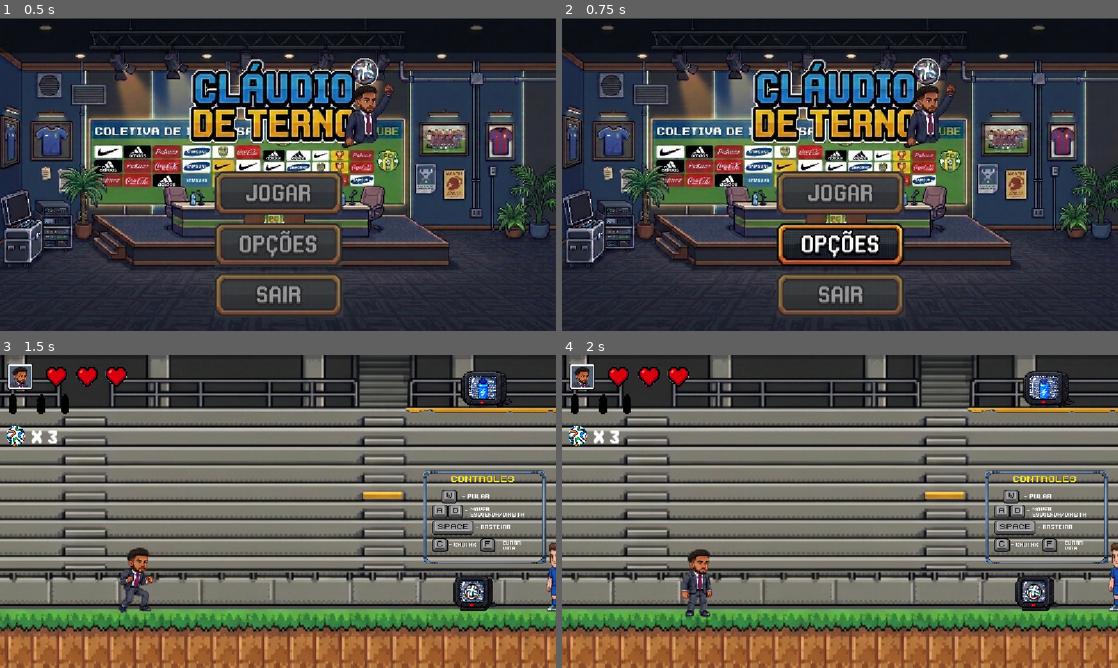
Above: before the commit, frames 1-4 (two rows, left to right).
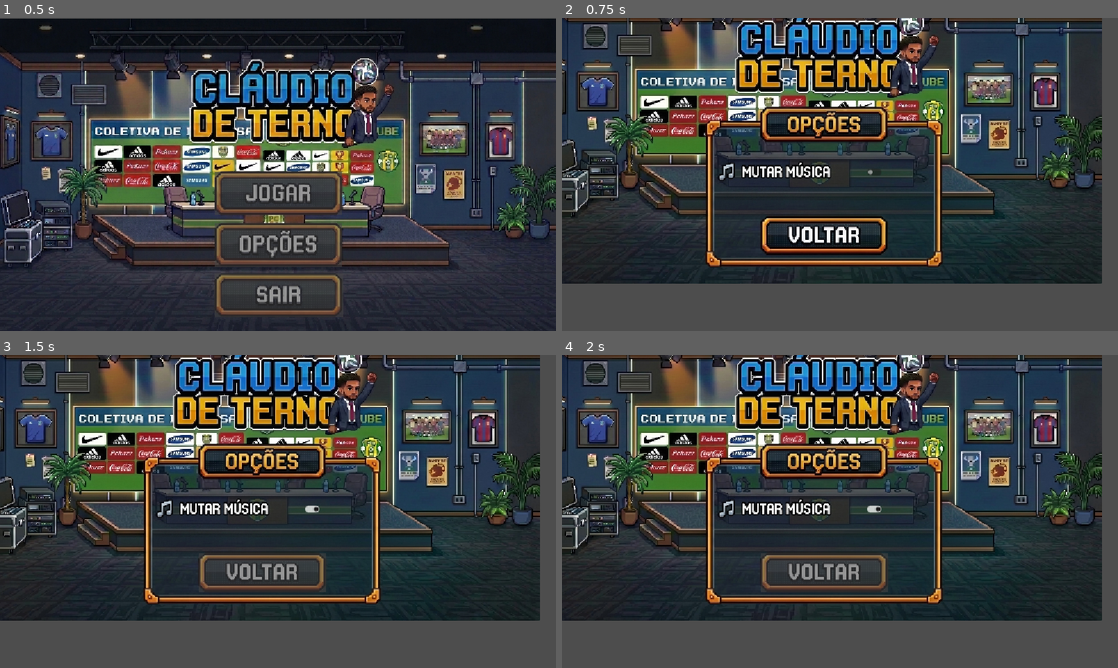
Above: after the commit, the same moments.

Repository: MicaelDosSantoss/AventurasDeUmJogador
Game: Godot game, scene res://Telas/Tela Principal/Tela_Principal.tscn
Two runs of this game, one before a commit and one after it. Both use one fixed random seed, a clock stepped at 60 frames per second and the inputs below.
Inputs (mouse positions are in pixels of both pictures, inside the frame that each line leads up to):
- Up to frame 1 (0.5 s): no input
- Up to frame 2 (0.75 s): click (840, 246) at 0.5 s
- Up to frame 3 (1.5 s): click (311, 508) at 1.27 s
- Up to frame 4 (2 s): no input

Frame 1 is identical in both runs. In frame 2, 80% of the frame differs, in the area x 0-100%, y 0-100%; in frame 3, 93%; in frame 4, 93%.

Commit message:
Tela de opções feita com sucesso

Diff:
--- /dev/null
+++ b/Aventura no Futebol/Telas/Opcoes/Opcoes.tscn
@@ -0,0 +1,38 @@
+[gd_scene format=3 uid="uid://bore7oteg3ddq"]
+
+[ext_resource type="Script" uid="uid://bg5of3ae48xxk" path="res://Telas/Opcoes/opcoes.gd" id="1_oj8uf"]
+[ext_resource type="Texture2D" uid="uid://q2gkbdhts2bc" path="res://Telas/Opcoes/Opcoes.jpg" id="2_yqj1h"]
+
+[sub_resource type="StyleBoxFlat" id="StyleBoxFlat_vxoj1"]
+bg_color = Color(0.26666668, 0.26666668, 0.26666668, 0.5568628)
+
+[sub_resource type="StyleBoxFlat" id="StyleBoxFlat_fwknc"]
+bg_color = Color(0.023529412, 0.023529412, 0.023529412, 0)
+
+[sub_resource type="StyleBoxFlat" id="StyleBoxFlat_gkv6l"]
+bg_color = Color(0.023529412, 0.023529412, 0.023529412, 0)
+
+[node name="Opcoes" type="Node2D" unique_id=707980113]
+script = ExtResource("1_oj8uf")
+
+[node name="Sprite2D" type="Sprite2D" parent="." unique_id=465953905]
+position = Vector2(543, 225.99998)
+scale = Vector2(0.8563988, 0.85714287)
+texture = ExtResource("2_yqj1h")
+
+[node name="CheckButton_Musica" type="CheckButton" parent="." unique_id=1191988324]
+offset_left = 625.0
+offset_top = 307.0
+offset_right = 669.0
+offset_bottom = 331.0
+
+[node name="Button_Opcao" type="Button" parent="." unique_id=1173325503]
+offset_left = 412.0
+offset_top = 410.0
+offset_right = 676.0
+offset_bottom = 490.0
+theme_override_styles/normal = SubResource("StyleBoxFlat_vxoj1")
+theme_override_styles/pressed = SubResource("StyleBoxFlat_fwknc")
+theme_override_styles/hover = SubResource("StyleBoxFlat_gkv6l")
+
+[connection signal="pressed" from="Button_Opcao" to="." method="voltar"]
--- /dev/null
+++ b/Aventura no Futebol/Telas/Opcoes/opcoes.gd
@@ -0,0 +1,14 @@
+extends Node2D
+
+
+# Called when the node enters the scene tree for the first time.
+func _ready() -> void:
+	for node in get_tree().root.get_children():
+		print(node.name, " -> ", node.get_path())
+
+# Called every frame. 'delta' is the elapsed time since the previous frame.
+func _process(delta: float) -> void:
+	pass
+
+func voltar() -> void:
+	get_tree().change_scene_to_file("res://Telas/Tela Principal/Tela_Principal.tscn")
--- a/Aventura no Futebol/Telas/Tela Principal/Tela_Principal.tscn
+++ b/Aventura no Futebol/Telas/Tela Principal/Tela_Principal.tscn
@@ -66,4 +66,5 @@
 theme_override_styles/hover = SubResource("StyleBoxFlat_dqduo")
 
 [connection signal="pressed" from="Button_Jogar" to="." method="iniciar_jogo"]
+[connection signal="pressed" from="Button_Opcao" to="." method="Opcao"]
 [connection signal="pressed" from="Button_Sair" to="." method="sair_jogo"]
--- a/Aventura no Futebol/Telas/Tela Principal/tela_principal.gd
+++ b/Aventura no Futebol/Telas/Tela Principal/tela_principal.gd
@@ -15,3 +15,7 @@
 
 func sair_jogo() -> void:
 	get_tree().quit()
+
+
+func Opcao() -> void:
+	get_tree().change_scene_to_file("res://Telas/Opcoes/Opcoes.tscn")
Binary file added: Aventura no Futebol/Telas/Opcoes/Opcoes.jpg
Not shown, added: Aventura no Futebol/Telas/Opcoes/Opcoes.jpg.import
Not shown, added: Aventura no Futebol/Telas/Opcoes/opcoes.gd.uid
